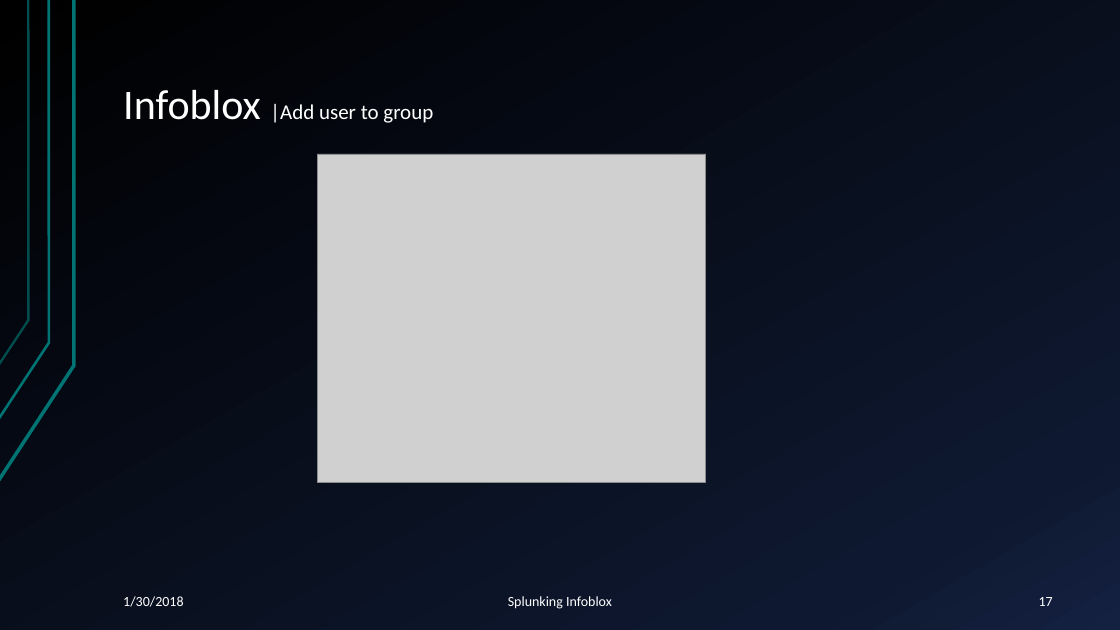
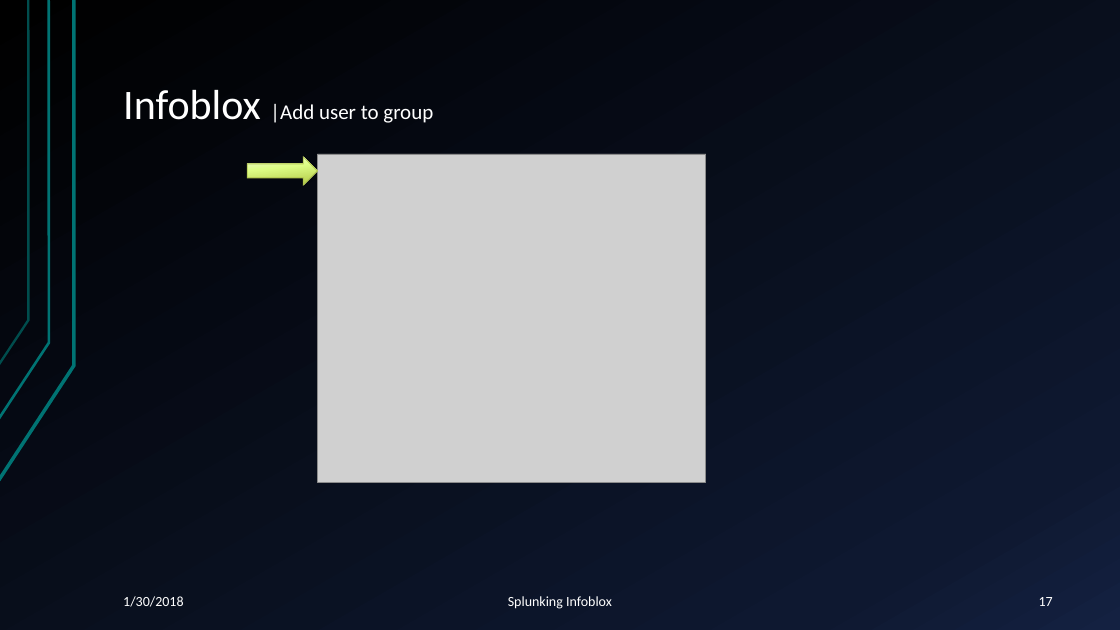
Before and after one commit to pmeyerson/splunk-infoblox-wapi, a slide deck: slide 17 of Splunking-Infoblox-IPAM-DNS-RPZ-Feeds.pptx. Drawn at 1120x630 pixels with LibreOffice and Linux fonts; fonts in the diff are those of the drawing; grey boxes stand for pictures. Boxes give left, top, right and bottom in pixels: in the first picture for what was removed or moved away, otherwise in the second. Text is boxed around its words. In the diff, an @@ line names an element or a change of style, - is before the commit and + after.

```diff
--- a/Splunking-Infoblox-IPAM-DNS-RPZ-Feeds.pptx
+++ b/Splunking-Infoblox-IPAM-DNS-RPZ-Feeds.pptx
@@ right arrow added at (247,157,317,185), fill gradient #F1F7DD to #DFFB87 to #B3C947, outline #AFC34D 0.75 pt @@
```
Also in this commit, not shown: 5 other slides changed, 1 slide removed.
